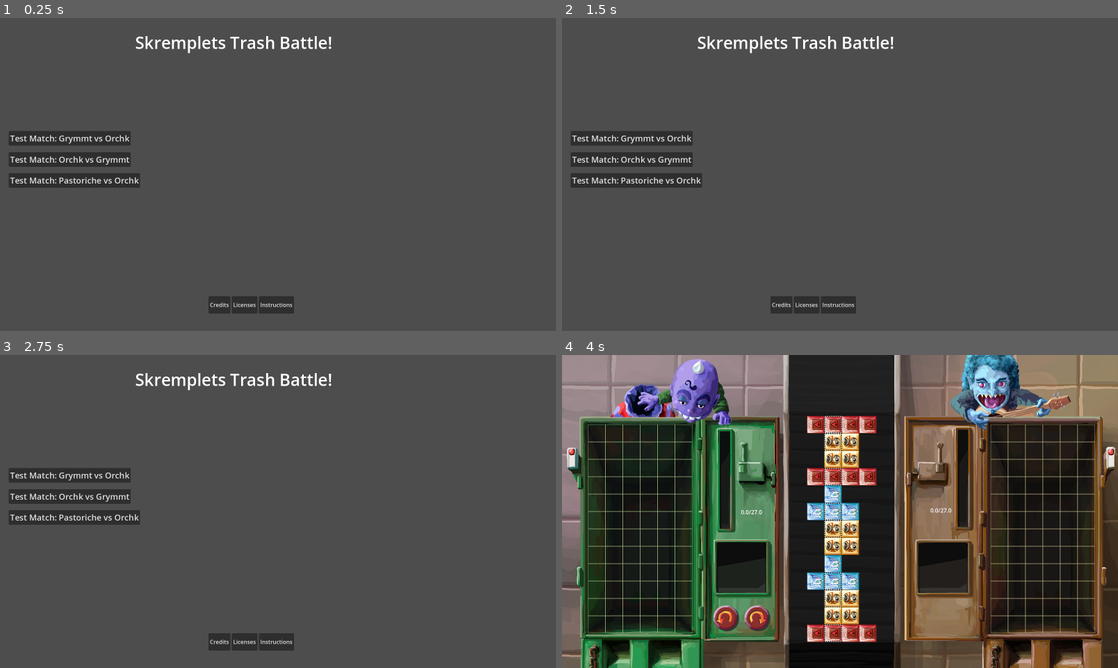
Above: before the commit, frames 1-4 (two rows, left to right).
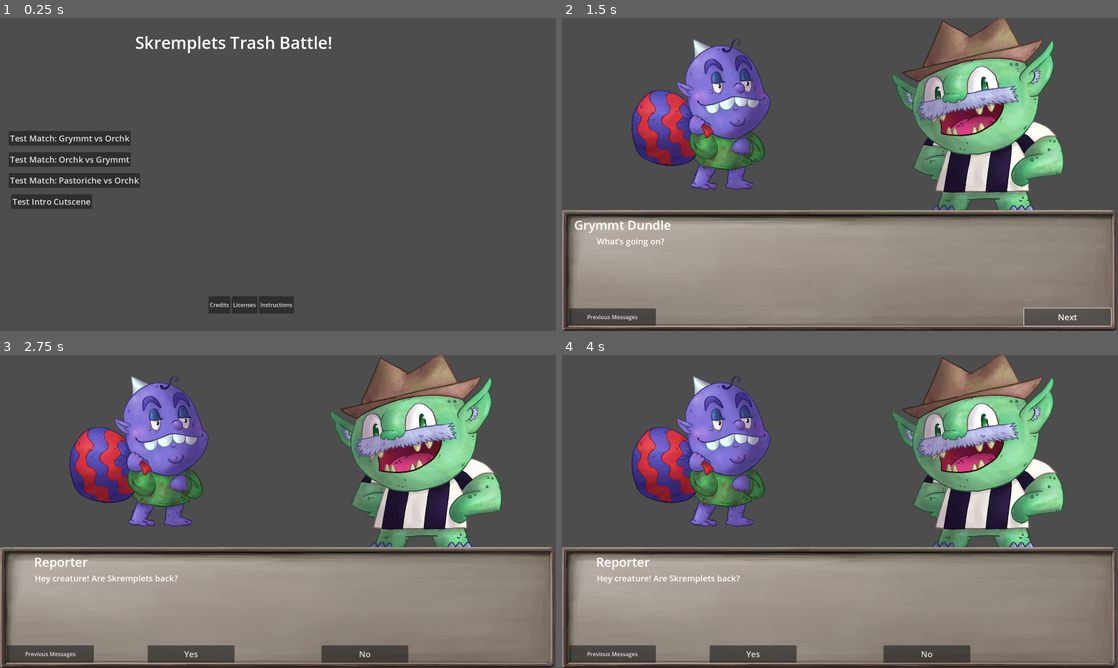
Above: after the commit, the same moments.

Repository: VincentBorchardt/Skremplets-Puzzle-Game-RPJ-2025
Game: Godot game, scene res://scenes/title_screen.tscn
Same seed, same stepped clock (60 frames per second), same inputs: the game is played once before the commit and once after it.
Inputs (mouse positions are in pixels of both pictures, inside the frame that each line leads up to):
- Up to frame 1 (0.25 s): no input
- Up to frame 2 (1.5 s): click (612, 202) at 0.5 s, where only the run after the commit has a clickable "Test Intro Cutscene"; click (1067, 318) at 1.25 s, where only the run after the commit has a clickable "Next"
- Up to frame 3 (2.75 s): click (505, 655) at 2 s, where only the run after the commit has a clickable "Next"
- Up to frame 4 (4 s): click (634, 473) at 2.75 s, where only the run before the commit has a clickable "Test Match: Grymmt vs Orchk"; click (756, 617) at 3.52 s

The runs differ from the first frame. In frame 1, 0.6% of the frame differs, in the area x 2-17%, y 56-61%; in frame 2, 58%; in frame 3, 58%; in frame 4, 95%, in the area x 0-100%, y 0-100%.

Commit message:
Full Test Cutscene accessible
Connected everything (though it's still hard-coded) and put a button on the title screen for it

Diff:
--- a/resources/messages/intro_cutscene/intro_yes_8.tres
+++ b/resources/messages/intro_cutscene/intro_yes_8.tres
@@ -6,7 +6,7 @@
 [resource]
 script = ExtResource("1_iomir")
 speaker = ExtResource("2_op6ck")
-message = ""
+message = "Well, I have just the place for you."
 image_location = 1
 choices = false
 metadata/_custom_type_script = "uid://bq7h7sx2xfral"
--- a/scenes/cutscenes/intro/intro_cutscene_warehouse.tscn
+++ b/scenes/cutscenes/intro/intro_cutscene_warehouse.tscn
@@ -1,20 +1,25 @@
-[gd_scene load_steps=8 format=3 uid="uid://cc3pu3y4yujb6"]
+[gd_scene load_steps=12 format=3 uid="uid://cc3pu3y4yujb6"]
 
 [ext_resource type="Script" uid="uid://t8w2v1em8t33" path="res://scripts/cutscenes/cutscene.gd" id="1_kiwyq"]
+[ext_resource type="PackedScene" uid="uid://dnnsvntyopdo0" path="res://scenes/cutscenes/intro/generic_pregame.tscn" id="2_7x20x"]
 [ext_resource type="Script" uid="uid://dnhu6g07egmm" path="res://scripts/cutscenes/message_queue.gd" id="2_8fgom"]
 [ext_resource type="Script" uid="uid://bq7h7sx2xfral" path="res://scripts/cutscenes/message.gd" id="3_2fnej"]
 [ext_resource type="PackedScene" uid="uid://hgb21nwch34j" path="res://scenes/cutscenes/cutscene_ui.tscn" id="3_k5wu6"]
 [ext_resource type="Resource" uid="uid://jcikdlki5kog" path="res://resources/messages/intro_cutscene/intro_warehouse_1.tres" id="4_7x20x"]
 [ext_resource type="Resource" uid="uid://heb76wx18m0l" path="res://resources/messages/intro_cutscene/intro_warehouse_2.tres" id="5_ofaee"]
 [ext_resource type="Texture2D" uid="uid://b31qwec8f4pfd" path="res://assets/cutscenes/warehouse.png" id="7_2fnej"]
+[ext_resource type="Resource" uid="uid://b15rlo36rrlim" path="res://resources/messages/intro_cutscene/intro_warehouse_3.tres" id="7_ip0b7"]
+[ext_resource type="Resource" uid="uid://2k4s2npf4l4m" path="res://resources/messages/intro_cutscene/intro_warehouse_4.tres" id="8_d3swx"]
+[ext_resource type="Resource" uid="uid://d331qdlr2tc2n" path="res://resources/messages/intro_cutscene/intro_warehouse_5.tres" id="9_67e6v"]
 
 [node name="IntroCutsceneWarehouse" type="Node2D"]
 script = ExtResource("1_kiwyq")
+next_scene = ExtResource("2_7x20x")
 metadata/_custom_type_script = "uid://t8w2v1em8t33"
 
 [node name="MessageQueue" type="Node" parent="."]
 script = ExtResource("2_8fgom")
-messages = Array[ExtResource("3_2fnej")]([ExtResource("4_7x20x"), ExtResource("5_ofaee")])
+messages = Array[ExtResource("3_2fnej")]([ExtResource("4_7x20x"), ExtResource("5_ofaee"), ExtResource("7_ip0b7"), ExtResource("8_d3swx"), ExtResource("9_67e6v")])
 metadata/_custom_type_script = "uid://dnhu6g07egmm"
 
 [node name="CutsceneUI" parent="." instance=ExtResource("3_k5wu6")]
--- a/scenes/cutscenes/intro/intro_cutscene_yes.tscn
+++ b/scenes/cutscenes/intro/intro_cutscene_yes.tscn
@@ -1,6 +1,7 @@
-[gd_scene load_steps=13 format=3 uid="uid://bl5gajryv614v"]
+[gd_scene load_steps=14 format=3 uid="uid://bl5gajryv614v"]
 
 [ext_resource type="Script" uid="uid://t8w2v1em8t33" path="res://scripts/cutscenes/cutscene.gd" id="1_pe5wh"]
+[ext_resource type="PackedScene" uid="uid://cc3pu3y4yujb6" path="res://scenes/cutscenes/intro/intro_cutscene_warehouse.tscn" id="2_h43fx"]
 [ext_resource type="Script" uid="uid://dnhu6g07egmm" path="res://scripts/cutscenes/message_queue.gd" id="2_rqevx"]
 [ext_resource type="Script" uid="uid://bq7h7sx2xfral" path="res://scripts/cutscenes/message.gd" id="3_76haw"]
 [ext_resource type="PackedScene" uid="uid://hgb21nwch34j" path="res://scenes/cutscenes/cutscene_ui.tscn" id="3_h3naf"]
@@ -15,6 +16,7 @@
 
 [node name="IntroCutsceneStart" type="Node2D"]
 script = ExtResource("1_pe5wh")
+next_scene = ExtResource("2_h43fx")
 metadata/_custom_type_script = "uid://t8w2v1em8t33"
 
 [node name="MessageQueue" type="Node" parent="."]
--- a/scenes/title_screen.tscn
+++ b/scenes/title_screen.tscn
@@ -8,6 +8,8 @@
 [ext_resource type="PackedScene" uid="uid://qykbik8pybjh" path="res://scenes/generic_play_scene.tscn" id="6_3yumr"]
 [ext_resource type="PackedScene" uid="uid://035l8y7rph61" path="res://scenes/title_screen_popup.tscn" id="7_3yumr"]
 [ext_resource type="Resource" uid="uid://c8hcw4hhr06d1" path="res://resources/level_infos/test_scene_3.tres" id="7_cs5ya"]
+[ext_resource type="Script" uid="uid://cvukyo7xt2voj" path="res://scripts/scene_button.gd" id="8_mykxm"]
+[ext_resource type="PackedScene" uid="uid://dn7runpjxhdpr" path="res://scenes/cutscenes/intro/intro_cutscene_start.tscn" id="9_tklts"]
 
 [sub_resource type="LabelSettings" id="LabelSettings_s4lrb"]
 font_size = 48
@@ -54,6 +56,17 @@
 attached_scene = ExtResource("6_3yumr")
 metadata/_custom_type_script = "uid://bl2ejcuqp3n7l"
 
+[node name="TestCutsceneButton" type="Button" parent="."]
+offset_left = 32.0
+offset_top = 507.0
+offset_right = 265.0
+offset_bottom = 549.0
+theme_override_font_sizes/font_size = 24
+text = "Test Intro Cutscene"
+script = ExtResource("8_mykxm")
+attached_scene = ExtResource("9_tklts")
+metadata/_custom_type_script = "uid://cvukyo7xt2voj"
+
 [node name="TitleLabel" type="Label" parent="."]
 offset_left = 389.0
 offset_top = 37.0
@@ -99,6 +112,7 @@
 [connection signal="pressed_with_scene" from="Test2Button" to="." method="_on_scene_button_pressed_with_scene"]
 [connection signal="pressed" from="Test3Button" to="Test3Button" method="_on_pressed"]
 [connection signal="pressed_with_scene" from="Test3Button" to="." method="_on_scene_button_pressed_with_scene"]
+[connection signal="pressed_with_scene" from="TestCutsceneButton" to="." method="_on_scene_button_pressed_with_scene"]
 [connection signal="pressed" from="TitleScreenBottomBox/CreditsButton" to="." method="_on_credits_button_pressed"]
 [connection signal="pressed" from="TitleScreenBottomBox/LicensesButton" to="." method="_on_licenses_button_pressed"]
 [connection signal="pressed" from="TitleScreenBottomBox/InstructionsButton" to="." method="_on_instructions_button_pressed"]
Not shown: 1 places in scenes/title_screen.tscn that only renumber resources
